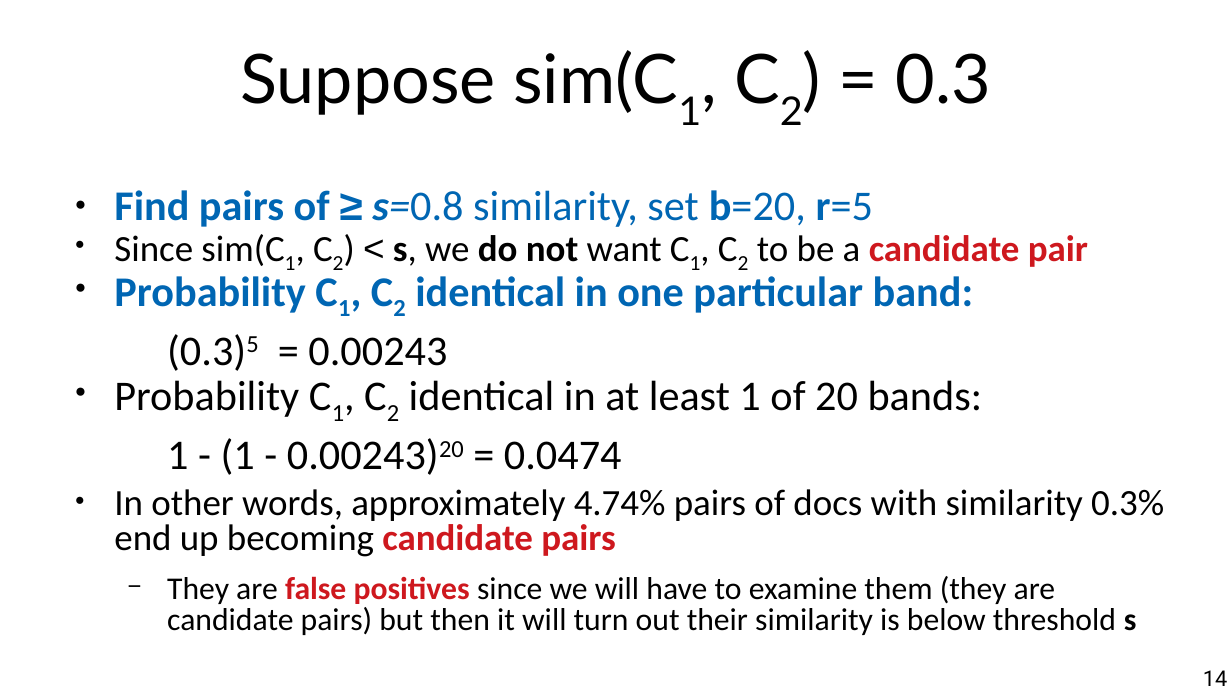
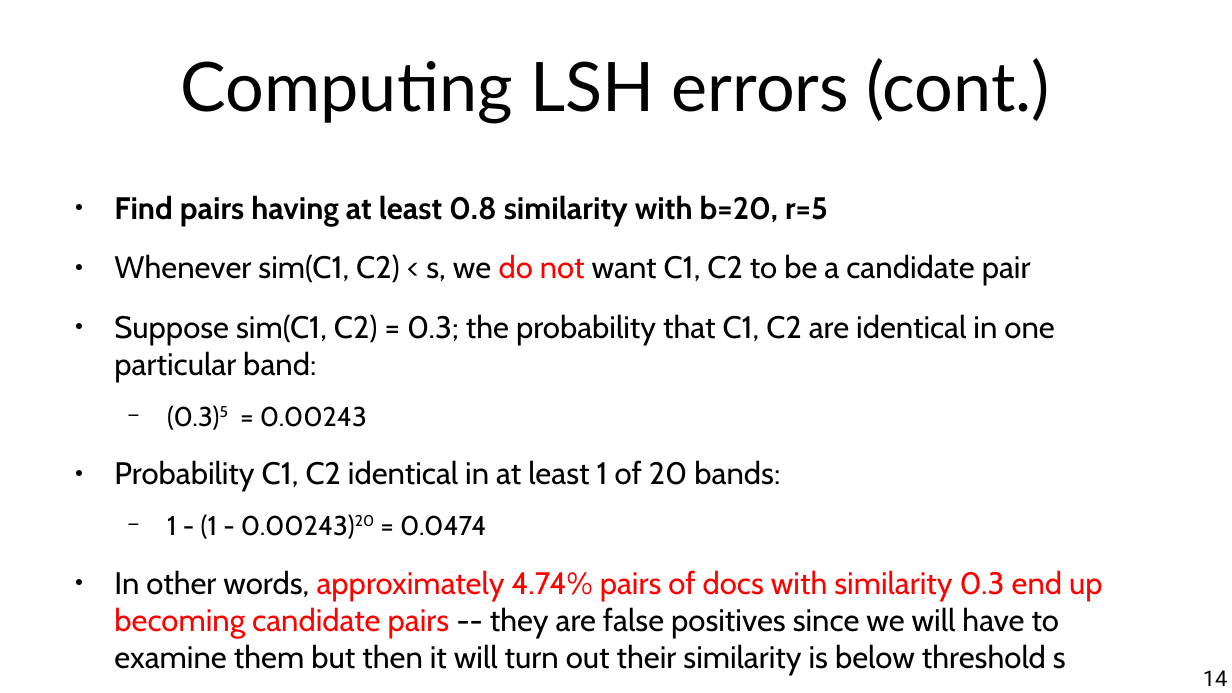
Before and after one commit to marco-calautti/data-mining-course, a slide deck: slide 14 of theory/odp/tt09_locality_sensitive_hashing.odp. Drawn at 1232x693 pixels with LibreOffice and Linux fonts; fonts in the diff are those of the drawing. Boxes give left, top, right and bottom in pixels: in the first picture for what was removed or moved away, otherwise in the second. Text is boxed around its words. In the diff, an @@ line names an element or a change of style, - is before the commit and + after.

```diff
--- a/theory/odp/tt09_locality_sensitive_hashing.odp
+++ b/theory/odp/tt09_locality_sensitive_hashing.odp
@@ title at (181, 58, 1050, 124): text changed @@
-Suppose sim(C1, C2) = 0.3
+Computing LSH errors (cont.)
@@ text at (114, 195, 1054, 382): text changed; size 27.2 to 20 pt; font Calibri to Cabin; text colour #0066B3 to #000000; bold off @@
-● Find pairs of ≥ s=0.8 similarity, set b=20, r=5
-● Since sim(C1, C2) < s, we do not want C1, C2 to be a candidate pair
-● Probability C1, C2 identical in one particular band:
+● Find pairs having at least 0.8 similarity with b=20, r=5
+● Whenever sim(C1, C2) < s, we do not want C1, C2 to be a candidate pair
+● Suppose sim(C1, C2) = 0.3; the probability that C1, C2 are identical in one particular band:
@@ text at (114, 460, 780, 539): size 27.2 to 17.5 pt in "(0.3)5 = 0.00243", "1 - (1 - 0.00243)20 = 0.0474"; font Calibri to Cabin in "(0.3)5 = 0.00243", "Probability C1, C2 identical in at least ...", "1 - (1 - 0.00243)20 = 0.0474"; now superscript in "(0.3)5", "0.00243)20"; size 27.2 to 20 pt in "Probability C1, C2 identical in at least ..."; now on the baseline in "C1, C2"; bullet none to −; line spacing 0.8 to 1; more space between paragraphs @@
@@ text at (114, 570, 1103, 676): text changed; size 20.4 to 20 pt; font Calibri to Cabin @@
-● In other words, approximately 4.74% pairs of docs with similarity 0.3% end up becoming candidate pairs
-  − They are false positives since we will have to examine them (they are candidate pairs) but then it will turn out their similarity is below threshold s
+● In other words, approximately 4.74% pairs of docs with similarity 0.3 end up becoming candidate pairs -- they are false positives since we will have to examine them but then it will turn out their similarity is below threshold s
```
Also in this commit, not shown: 8 other slides changed, 3 other files.
